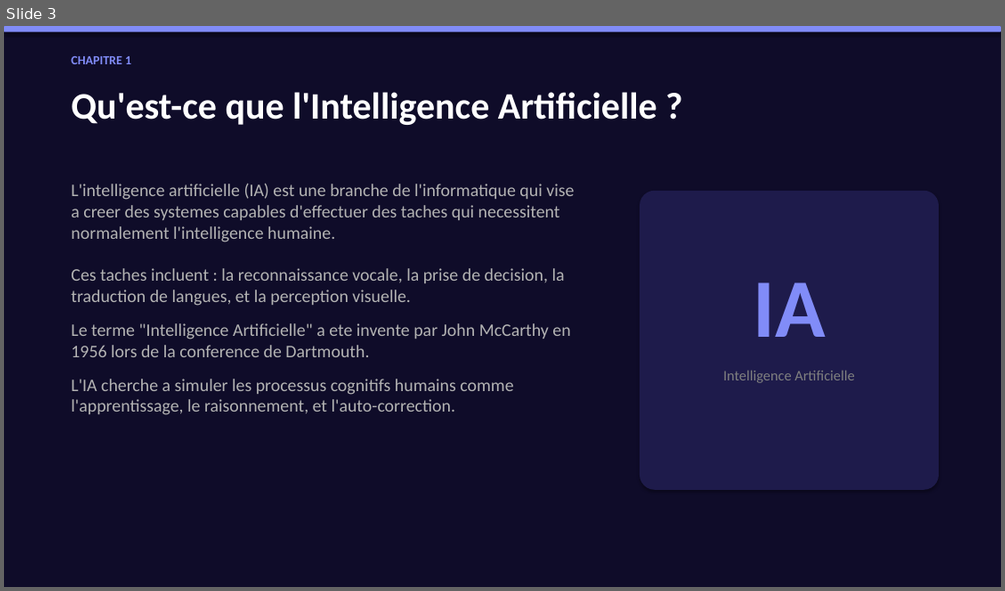
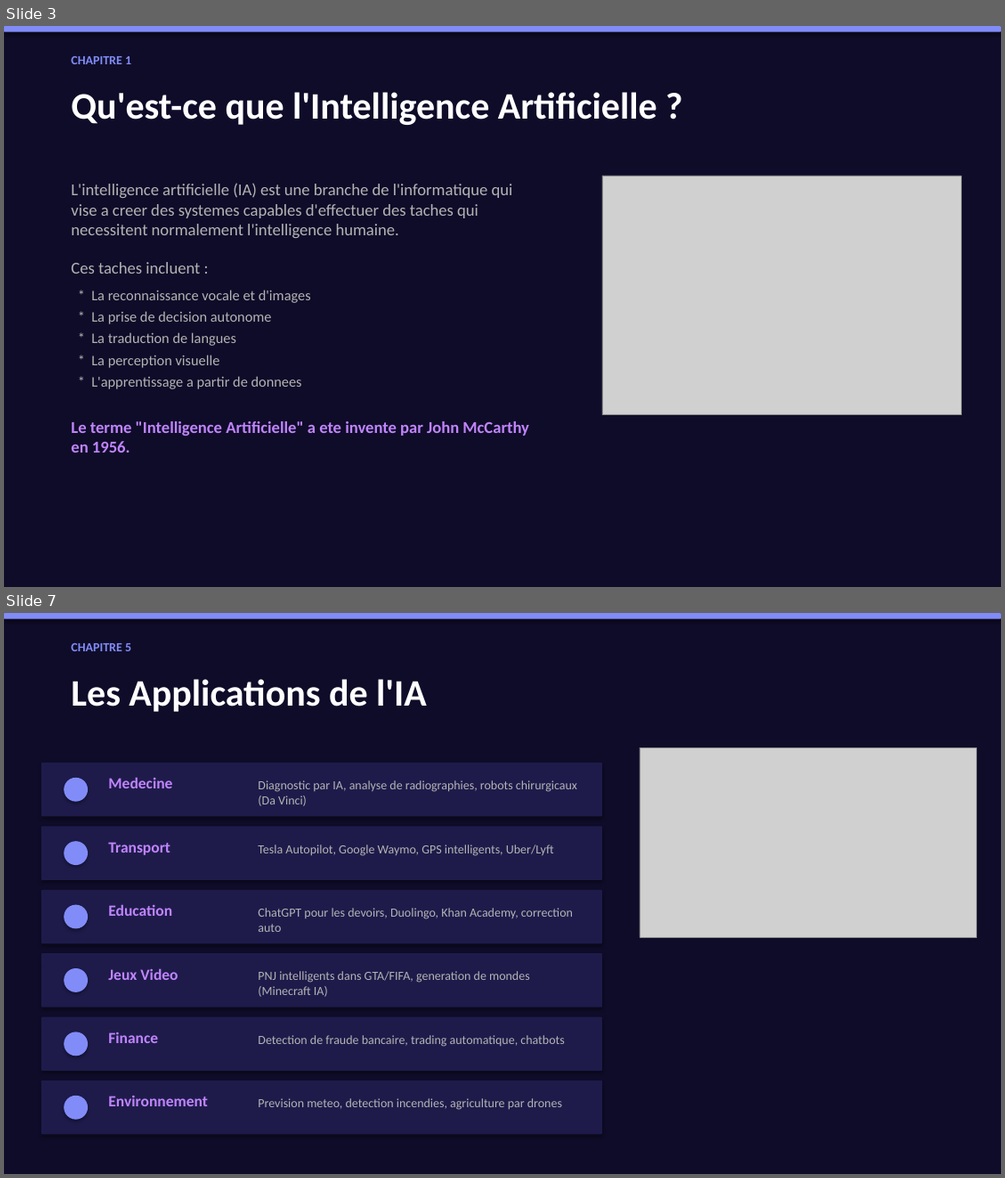
Before and after one commit to ayoubassouarinfo/AI-Project, a slide deck: AI_Presentation_Ayoub_Assouar.pptx. Shown one above the other, each under a label of ours: slide 3 before the commit, slides 3 and 7 after it; the slides between them are not shown. The pictures are 1005x591 and 1005x1178 pixels, drawn with LibreOffice and Linux fonts; fonts in the diff are those of the drawing; grey boxes stand for pictures. Boxes give left, top, right and bottom in pixels: in the first picture for what was removed or moved away, otherwise in the second. Text is boxed around its words. In the diff, an @@ line names an element or a change of style, - is before the commit and + after.

Commit message:
feat: add real images to PPTX and HTML, more examples and details

```diff
--- a/AI_Presentation_Ayoub_Assouar.pptx
+++ b/AI_Presentation_Ayoub_Assouar.pptx
@@ slide 7 added at bbox=[4, 613, 1001, 1174], background #0F0C29 @@
@@ rounded rectangle added at bbox=[4, 613, 1001, 619], fill #818CF8 @@
@@ text added at bbox=[71, 643, 131, 651], 12 pt, text #818CF8, bold @@
+CHAPITRE 5
@@ text added at bbox=[71, 679, 427, 712], 36 pt, text #FFFFFF, bold @@
+Les Applications de l'IA
@@ rounded rectangle added at bbox=[41, 763, 602, 817], fill #1E1B4B @@
@@ picture added at bbox=[639, 747, 976, 938] @@
@@ ellipse added at bbox=[64, 778, 88, 802], fill #818CF8 @@
@@ text added at bbox=[108, 777, 172, 788], 15 pt, text #C084FC, bold @@
+Medecine
@@ text added at bbox=[258, 780, 577, 806], 12 pt, text #B3B3B3 @@
+Diagnostic par IA, analyse de radiographies, robots chirurgicaux (Da Vinci)
@@ rounded rectangle added at bbox=[41, 826, 602, 880], fill #1E1B4B @@
@@ ellipse added at bbox=[64, 841, 88, 865], fill #818CF8 @@
@@ text added at bbox=[108, 842, 170, 855], 15 pt, text #C084FC, bold @@
+Transport
@@ text added at bbox=[258, 844, 554, 856], 12 pt, text #B3B3B3 @@
+Tesla Autopilot, Google Waymo, GPS intelligents, Uber/Lyft
@@ rounded rectangle added at bbox=[41, 890, 602, 943], fill #1E1B4B @@
@@ ellipse added at bbox=[64, 905, 88, 929], fill #818CF8 @@
@@ text added at bbox=[108, 904, 172, 916], 15 pt, text #C084FC, bold @@
+Education
@@ text added at bbox=[258, 908, 573, 932], 12 pt, text #B3B3B3 @@
+ChatGPT pour les devoirs, Duolingo, Khan Academy, correction auto
@@ rounded rectangle added at bbox=[41, 953, 602, 1007], fill #1E1B4B @@
@@ ellipse added at bbox=[64, 968, 88, 992], fill #818CF8 @@
@@ text added at bbox=[108, 968, 178, 980], 15 pt, text #C084FC, bold @@
+Jeux Video
@@ text added at bbox=[258, 971, 530, 997], 12 pt, text #B3B3B3 @@
+PNJ intelligents dans GTA/FIFA, generation de mondes (Minecraft IA)
@@ rounded rectangle added at bbox=[41, 1017, 602, 1070], fill #1E1B4B @@
@@ ellipse added at bbox=[64, 1032, 88, 1055], fill #818CF8 @@
@@ text added at bbox=[108, 1032, 158, 1043], 15 pt, text #C084FC, bold @@
+Finance
@@ text added at bbox=[258, 1035, 564, 1046], 12 pt, text #B3B3B3 @@
+Detection de fraude bancaire, trading automatique, chatbots
@@ rounded rectangle added at bbox=[41, 1080, 602, 1135], fill #1E1B4B @@
@@ ellipse added at bbox=[64, 1095, 88, 1119], fill #818CF8 @@
@@ text added at bbox=[108, 1095, 207, 1106], 15 pt, text #C084FC, bold @@
+Environnement
@@ text added at bbox=[258, 1098, 562, 1110], 12 pt, text #B3B3B3 @@
+Prevision meteo, detection incendies, agriculture par drones
@@ slide 3 changed as well @@
@@ text at bbox=[71, 183, 513, 238]: size 17 to 16 pt in "L'intelligence artificielle (IA) est une branche de ..."; less space between paragraphs @@
@@ picture added at bbox=[602, 176, 961, 415] @@
@@ rounded rectangle removed at bbox=[639, 191, 938, 490] @@
@@ text at bbox=[71, 262, 529, 452]: text changed; size 17 to 14 pt @@
-Ces taches incluent : la reconnaissance vocale, la prise de decision, la traduction de langues, et la perception visuelle.
-Le terme "Intelligence Artificielle" a ete invente par John McCarthy en 1956 lors de la conference de Dartmouth.
-L'IA cherche a simuler les processus cognitifs humains comme l'apprentissage, le raisonnement, et l'auto-correction.
+Ces taches incluent :
+* La reconnaissance vocale et d'images
+* La prise de decision autonome
+* La traduction de langues
+* La perception visuelle
+* L'apprentissage a partir de donnees
+Le terme "Intelligence Artificielle" a ete invente par John McCarthy en 1956.
@@ text removed at bbox=[752, 282, 825, 337] @@
-IA
@@ text removed at bbox=[723, 370, 854, 383] @@
-Intelligence Artificielle
```
Also in this commit, not shown: 9 other slides changed, 1 slide removed, 10 other files.
